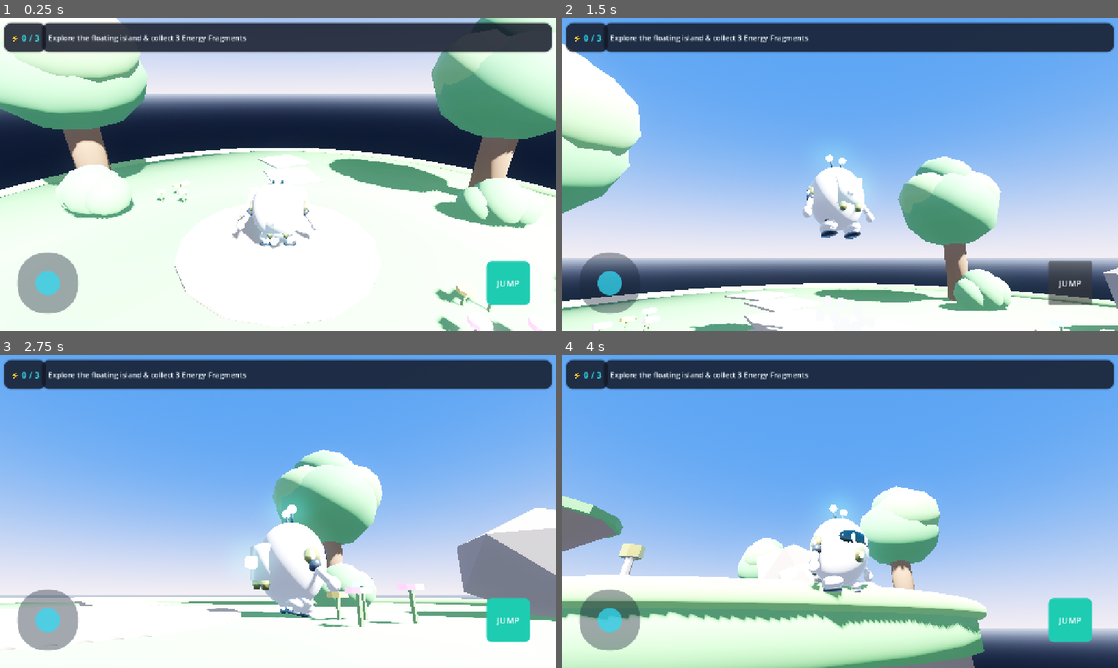
Above: before the commit, frames 1-4 (two rows, left to right).
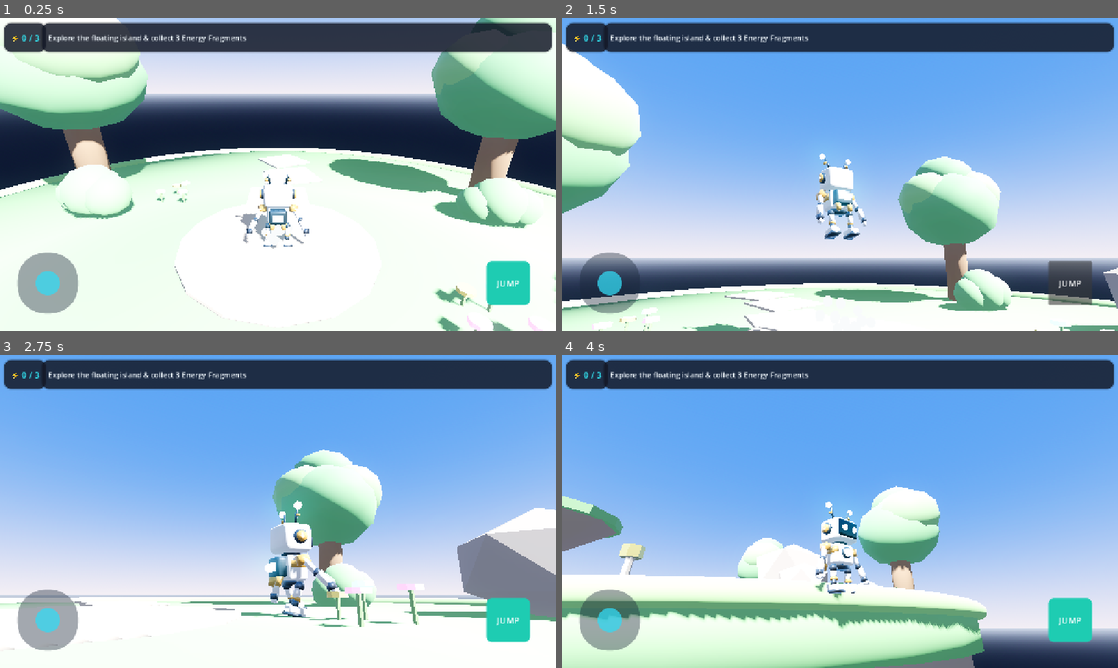
Above: after the commit, the same moments.

Repository: Cuong2000aa/tiny-planet
Game: Godot game, scene res://scenes/levels/awakening_island.tscn
The game is run twice, just before and just after one commit, with the same random seed, the same clock (stepped at 60 frames per second) and the same inputs.
Inputs (mouse positions are in pixels of both pictures, inside the frame that each line leads up to):
- Up to frame 1 (0.25 s): no input
- Up to frame 2 (1.5 s): drag from (840, 174) to (895, 105) at 0.52 s; click "JUMP" at 1.25 s
- Up to frame 3 (2.75 s): drag from (50, 621) to (250, 574) at 2.02 s
- Up to frame 4 (4 s): move the mouse to (895, 442) at 2.77 s; hold D (move_right) 2.78-3.5 s; tap E (interact) at 2.85 s; drag from (812, 574) to (673, 464) at 3.52 s

The runs differ from the first frame. In frame 1, 1.0% of the frame differs, in the area x 3-94%, y 3-99%; in frame 2, 1.8%; in frame 3, 2.9%, in the area x 2-100%, y 33-95%; in frame 4, 2.0%.

Commit message:
feat(character): completely replace egg-shaped body with Modular Retro-Chibi Explorer design, new 13-bone rig, and 14 tailored animations

Diff:
--- a/scenes/player/player.tscn
+++ b/scenes/player/player.tscn
@@ -6,7 +6,7 @@
 [ext_resource type="AudioStream" path="res://assets/audio/land.wav" id="4_sfx_land"]
 
 [sub_resource type="CapsuleShape3D" id="CapsuleShape3D_1"]
-radius = 0.38
+radius = 0.34
 height = 1.15
 
 [sub_resource type="SphereShape3D" id="SphereShape3D_interact"]
Binary file changed: assets/models/bot.glb
Binary file changed: assets/models/characters/bot.glb
Not shown, changed: assets/blender/source/bot_character.blend
Not shown, added: assets/blender/source/bot_character_v2_backup.blend
Not shown, changed: docs/CHANGELOG.md
Not shown, changed: docs/PROJECT_STATUS.md
Not shown, changed: docs/TECHNICAL_ARCHITECTURE.md
Not shown, changed: docs/handoffs/LATEST_HANDOFF.md
Not shown, changed: web-build/index.pck
